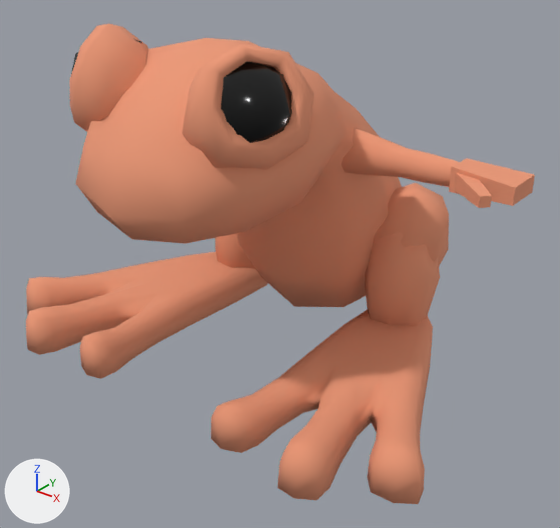
The glTF model Assets/GLTFs/Enemies/FlameFlinger/FlameFlinger.glb: old version first, new version second.
Before and after are seen from a camera (50 mm lens) standing at (0.431, -0.548, 0.405) and looking at (0.029, -0.045, 0.093). The lights are fixed; the arrows at lower left show +X, +Y and +Z. Where no turn or scale is listed for an object, it has been applied to the vertices. Vertices at the same position are counted once.

The first picture shows 'Arms', 'Body', 'Eye', 'EyeSocket', 'Foot', 'Hands', 'Shin', 'Thighs', 'Thumbs'.
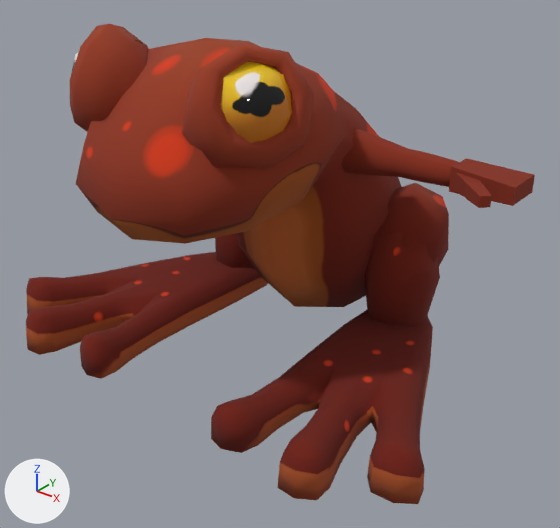
Commit message: flame flinger update

Diff of the bpy script that builds the scene:
```diff
--- a/Assets/GLTFs/Enemies/FlameFlinger/FlameFlinger.glb.py
+++ b/Assets/GLTFs/Enemies/FlameFlinger/FlameFlinger.glb.py
@@ img_mateyes_bcolor @@
+img_mateyes_bcolor = load_image('MatEyes_bcolor', '_unpacked/MatEyes_bcolor', 1024, 1024, 'sRGB')
@@ img_matfrogskin_bcolor @@
+img_matfrogskin_bcolor = load_image('MatFrogSkin_bcolor', '_unpacked/MatFrogSkin_bcolor', 1024, 1024, 'sRGB')
@@ mat_matfrogskin @@
 mat_matfrogskin = principled_material('MatFrogSkin')
-mat_matfrogskin.base_color = (0.838, 0.319, 0.184)  # beige #ec9977
+mat_matfrogskin.texture = img_matfrogskin_bcolor
 mat_matfrogskin.roughness = 1.0
@@ mat_mateyes @@
 mat_mateyes = principled_material('MatEyes')
-mat_mateyes.base_color = (0.0, 0.0, 0.0)  # black #000000
-mat_mateyes.roughness = 0.142
+mat_mateyes.texture = img_mateyes_bcolor
+mat_mateyes.roughness = 0.0
@@ me_cube_004 @@
 me_cube_004.from_pydata(...)  # 34 vertices, 48 faces; spans x -0.107..0.107, y -0.172..-0.096, z 0.225..0.301
 # used by ob_eye; location = (0.0, 0.0, 0.0)
+# me_cube_004 part 1: texture (UV) coordinates of 48 of 48 faces, centred in x -0.1..0.1, y -0.165..-0.102, z 0.232..0.294, changed; they spanned u 0.0..0.12, v 0.85..0.97 and now span u 0.78..0.99, v 0.61..0.82
 me_cube_004.materials.append(mat_mateyes)
@@ me_cube_003 @@
 me_cube_003.from_pydata(...)  # 96 vertices, 160 faces; spans x -0.11..0.11, y -0.183..-0.087, z 0.216..0.309
 # used by ob_eyesocket; location = (0.0, 0.0, 0.0)
+# me_cube_003 part 2: texture (UV) coordinates of 160 of 160 faces, centred in x -0.108..0.108, y -0.178..-0.092, z 0.218..0.305, changed; they spanned u 0.0..0.94, v 0.2..0.85 and now span u 0.81..0.99, v 0.84..0.97
 me_cube_003.materials.append(mat_matfrogskin)
@@ me_cube_010 @@
 me_cube_010.from_pydata(...)  # 308 vertices, 608 faces; spans x -0.238..0.238, y -0.197..0.086, z 0.0..0.039
 # used by ob_foot; location = (0.0, 0.0, 0.0)
+# me_cube_010 part 3: texture (UV) coordinates of 608 of 608 faces, centred in x -0.236..0.236, y -0.196..0.085, z 0.0..0.037, changed; they spanned u 0.19..1.0, v 0.4..0.91 and now span u 0.4..0.91, v 0.16..0.61
 me_cube_010.materials.append(mat_matfrogskin)
@@ me_cube_009 @@
 me_cube_009.from_pydata(...)  # 52 vertices, 96 faces; spans x -0.135..0.135, y 0.019..0.098, z -0.001..0.129
 # used by ob_shin; location = (0.0, 0.0, 0.0)
+# me_cube_009 part 4: texture (UV) coordinates of 96 of 96 faces, centred in x -0.133..0.132, y 0.02..0.097, z 0.001..0.119, changed; they spanned u 0.39..0.39, v 0.43..0.43 and now span u 0.54..0.76, v 0.61..0.9
 me_cube_009.materials.append(mat_matfrogskin)
@@ me_cube_008 @@
 me_cube_008.from_pydata(...)  # 52 vertices, 96 faces; spans x -0.133..0.133, y 0.031..0.145, z 0.009..0.148
 # used by ob_thighs; location = (0.0, 0.0, 0.0)
+# me_cube_008 part 5: texture (UV) coordinates of 96 of 96 faces, centred in x -0.129..0.129, y 0.035..0.139, z 0.015..0.143, changed; they spanned u 0.0..0.96, v 0.0..0.91 and now span u 0.65..0.99, v 0.01..0.22
 me_cube_008.materials.append(mat_matfrogskin)
@@ me_cube_007 @@
 me_cube_007.from_pydata(...)  # 40 vertices, 72 faces; spans x -0.215..0.215, y -0.033..0.012, z 0.187..0.202
 # used by ob_thumbs; location = (0.0, 0.0, 0.0)
+# me_cube_007 part 6: texture (UV) coordinates of 72 of 72 faces, centred in x -0.213..0.213, y -0.03..0.008, z 0.187..0.202, changed; they spanned u 0.39..0.39, v 0.43..0.43 and now span u 0.92..0.98, v 0.46..0.55
 me_cube_007.materials.append(mat_matfrogskin)
```

Pixel boxes [x1, y1, x2, y2] of what changed, in the pictures (560 x 528 px):
'Body', surface changed (orange to red)
    both: [76, 38, 402, 307]
'Foot', surface changed (beige to red)
    both: [26, 252, 433, 504]
'EyeSocket', surface changed (orange to red)
    both: [70, 24, 314, 170]
'Shin', surface changed (brown to red)
    both: [215, 232, 440, 325]
'Eye', surface changed (black to brown)
    both: [71, 39, 292, 143]
'Arms', surface changed (beige to red)
    both: [341, 128, 459, 187]
'Thighs', surface changed (brown to red)
    both: [373, 183, 449, 266]
'Hands', surface changed (beige to red)
    both: [449, 158, 535, 206]
'Thumbs', surface changed (beige to red)
    both: [454, 173, 492, 208]
